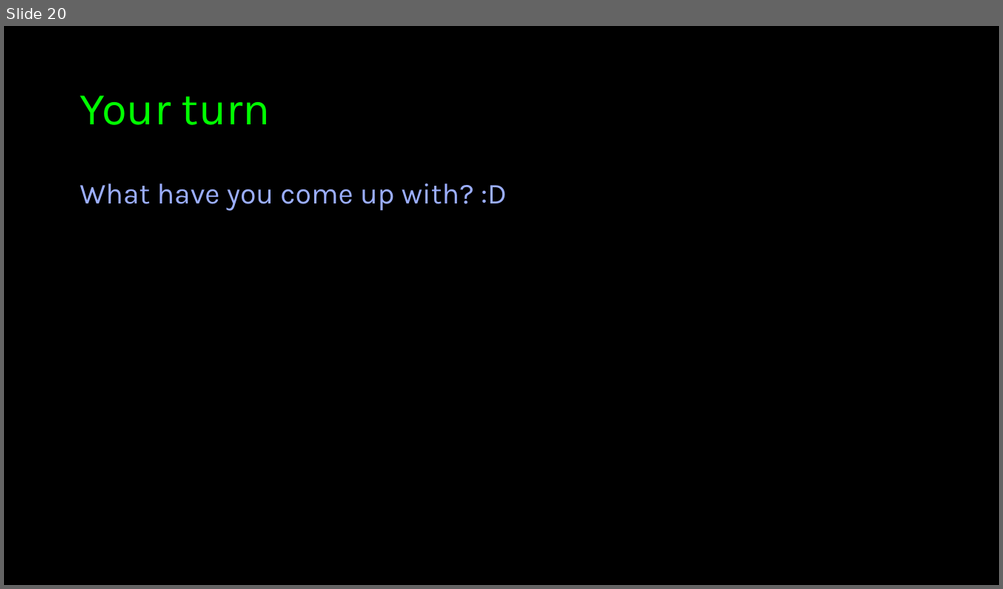
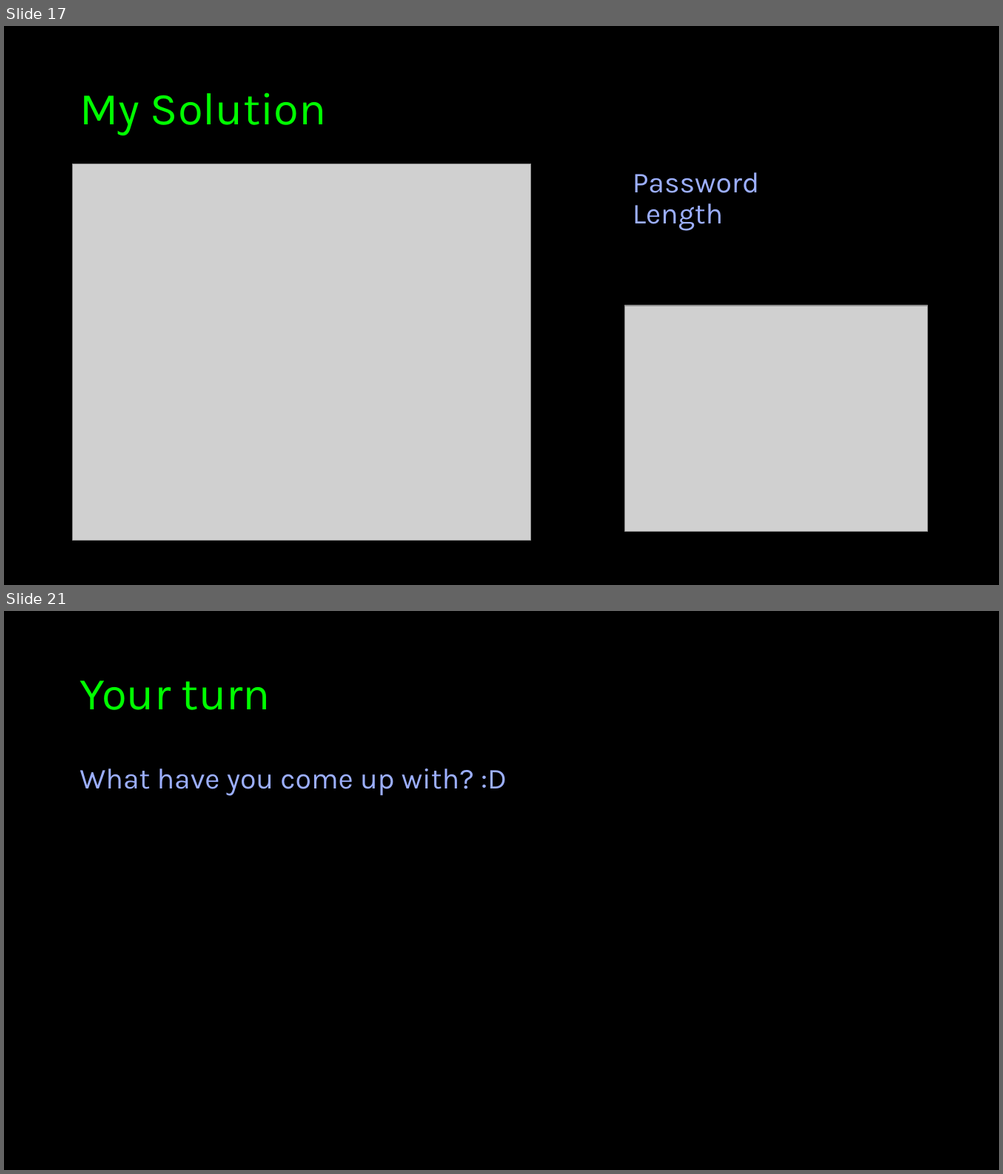
Before and after one commit to imperialcybersoc/cs102-timing_attacks, a slide deck: cs102-timing_attacks.pptx. Shown one above the other, each under a label of ours: slide 20 before the commit, slides 17 and 21 after it; the slides between them are not shown. The pictures are 1003x589 and 1003x1174 pixels, drawn with LibreOffice and Linux fonts; fonts in the diff are those of the drawing; grey boxes stand for pictures; background and template pictures are left out. Boxes give left, top, right and bottom in pixels: in the first picture for what was removed or moved away, otherwise in the second. Text is boxed around its words. In the diff, an @@ line names an element or a change of style, - is before the commit and + after.

```diff
--- a/cs102-timing_attacks.pptx
+++ b/cs102-timing_attacks.pptx
@@ slide 17 added at [4,26,999,585], background #000000 @@
@@ title added at [79,93,327,136], 44 pt, text #00FF00 @@
+My Solution
@@ picture added at [73,164,532,541] @@
@@ text added at [632,173,759,231], 28 pt, text #9CAFFF @@
+Password Length
@@ picture added at [625,306,927,532] @@
@@ what was slide 20 is now slide 21 @@
```
Also in this commit, not shown: 4 slides changed, 4 other slides added, 4 slides removed.
